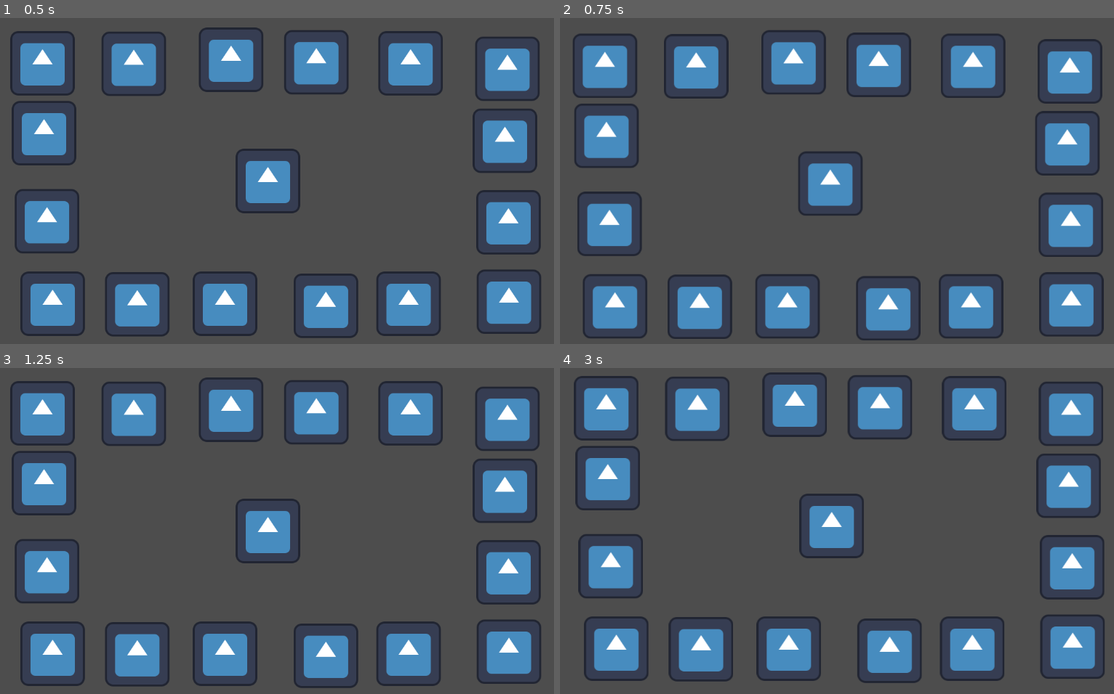
Above: before the commit, frames 1-4 (two rows, left to right).
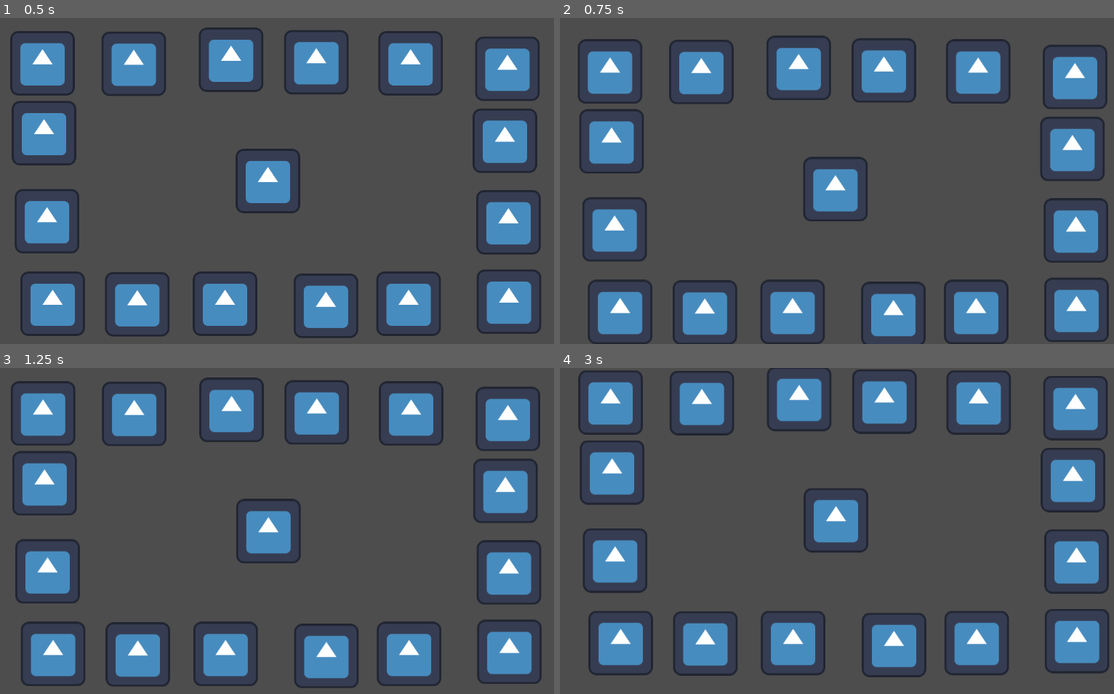
Above: after the commit, the same moments.

Repository: SytonK/camera
Game: Godot game, scene res://camera shake/example/shake_camera_example.tscn
The game is run twice, just before and just after one commit, with the same random seed, the same clock (stepped at 60 frames per second) and the same inputs. The project has no main scene, so this scene is started directly. The engine's default icon, where the game draws it, is replaced by a stand-in: a white triangle on a blue panel in a dark square.
Inputs:
- Up to frame 1 (0.5 s): no input
- Up to frame 2 (0.75 s): tap Enter at 0.5 s; hold Space (shake) from 0.53 s (still down)
- Up to frame 3 (1.25 s): keep holding Space (shake)
- Up to frame 4 (3 s): release Space (shake) at 1.28 s; tap Space (shake) at 1.35, 2.85 s; hold Space (shake) 2.03-2.78 s

Frame 1 is identical in both runs. In frame 2, 20% of the frame differs, in the area x 2-100%, y 3-100%; in frame 3, 2.1%; in frame 4, 19%.

Commit message:
rename shake weigth

Diff:
--- a/camera shake/camera_shake.gd
+++ b/camera shake/camera_shake.gd
@@ -3,13 +3,13 @@
 
 
 @export var shake_strength: float
-@export var shake_weigth: float
+@export var shake_fade: float
 var curr_shake_strength: float = 0
 
 
 func _process(delta: float) -> void:
 	if curr_shake_strength > 0:
-		curr_shake_strength = lerpf(curr_shake_strength, 0, shake_weigth * delta)
+		curr_shake_strength = lerpf(curr_shake_strength, 0, shake_fade * delta)
 
 		offset = Vector2(randf_range(-curr_shake_strength,curr_shake_strength),randf_range(-curr_shake_strength,curr_shake_strength))
 
--- a/camera shake/example/shake_camera_example.tscn
+++ b/camera shake/example/shake_camera_example.tscn
@@ -10,7 +10,7 @@
 [node name="ShakeCamera" type="Camera2D" parent="."]
 script = ExtResource("1_q5l1w")
 shake_strength = 50.0
-shake_weigth = 10.0
+shake_fade = 5.0
 
 [node name="Icon" type="Sprite2D" parent="."]
 texture = ExtResource("2_56im4")
